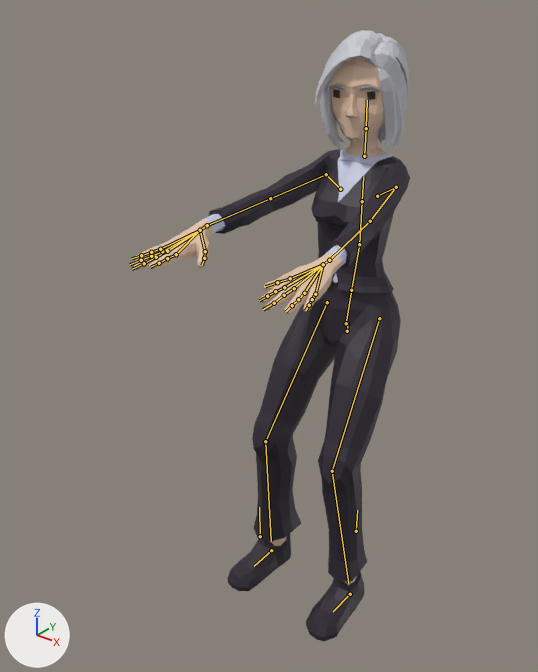
Two versions of the glTF model js/models/avatars/club-crowd-f6.glb, one commit apart.
The view is the same before and after, from a 50 mm lens placed at (1.122, -2.0, 1.885), pointed at (-0.087, -0.489, 0.948). The axes (+X, +Y, +Z) are drawn at lower left. The lights are the same throughout. The picture after the commit comes second. Both versions are drawn at frame 170 of the action 'Seated_Bar_Idle_Loop'; the numbers are the values there. The bones that change, and the others that lie on the model, are drawn over the model as lines.

In view in the first picture: 'Suit_Body'.
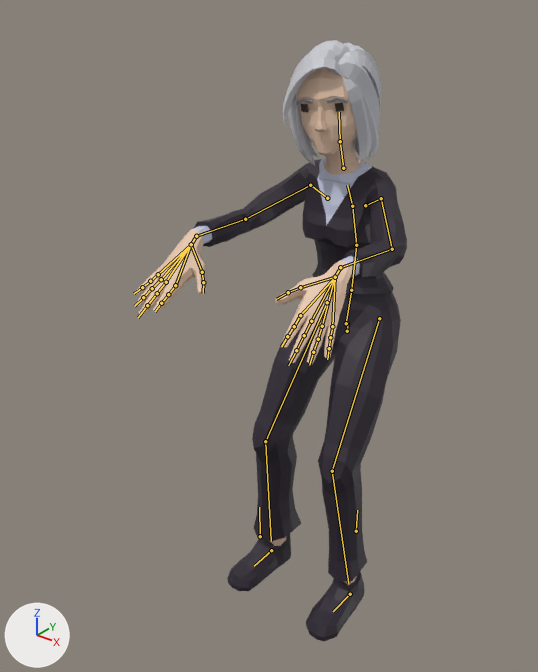
Pixel boxes (x1, y1, x2, y2) of what changed, in the pictures (538 x 672 px):
'Suit_Body', posed
    before: (130, 30, 410, 641)
    after: (134, 40, 407, 641)
bone 'Abdomen', root to tip
    before: (351, 290) to (359, 244)
    after: (351, 290) to (356, 245)
bone 'Torso', root to tip
    before: (359, 244) to (362, 201)
    after: (356, 245) to (352, 206)
bone 'Chest', root to tip
    before: (362, 201) to (363, 176)
    after: (352, 206) to (347, 185)
bone 'Neck', root to tip
    before: (364, 156) to (366, 128)
    after: (343, 168) to (340, 141)
bone 'Head', root to tip
    before: (366, 128) to (367, 100)
    after: (340, 141) to (339, 112)
bone 'UpperArm.L', root to tip
    before: (396, 187) to (370, 221)
    after: (381, 198) to (392, 249)
bone 'LowerArm.L', root to tip
    before: (370, 221) to (329, 260)
    after: (392, 249) to (340, 267)
bone 'Wrist.L', root to tip
    before: (329, 260) to (323, 264)
    after: (340, 267) to (335, 277)
bone 'UpperArm.R', root to tip
    before: (326, 174) to (270, 198)
    after: (310, 185) to (245, 219)
bone 'LowerArm.R', root to tip
    before: (270, 198) to (207, 225)
    after: (245, 219) to (196, 236)
bone 'Wrist.R', root to tip
    before: (207, 225) to (200, 230)
    after: (196, 236) to (191, 244)

Edits to the bpy script that builds the scene:
```text
Change bone_abdomen:
    where bone_abdomen = bpy.data.objects['CharacterArmature'].pose.bones['Abdomen']  # child of 'Hips'
    bone_abdomen.rotation_quaternion: (1.0, 0.012, 0.001, 0.0) -> (0.997, 0.075, 0.001, 0.0)  # degrees (1, 0, 0) -> degrees (9, 0, 0)
Change bone_torso:
    where bone_torso = bpy.data.objects['CharacterArmature'].pose.bones['Torso']  # child of 'Abdomen'
    bone_torso.rotation_quaternion: (1.0, 0.014, 0.001, 0.0) -> (0.996, 0.087, 0.001, 0.0)  # degrees (2, 0, 0) -> degrees (10, 0, 0)
Change bone_chest:
    where bone_chest = bpy.data.objects['CharacterArmature'].pose.bones['Chest']  # child of 'Torso'
    bone_chest.rotation_quaternion: (1.0, 0.014, 0.001, 0.0) -> (0.996, 0.087, 0.001, 0.0)  # degrees (2, 0, 0) -> degrees (10, 0, 0)
Change bone_neck:
    where bone_neck = bpy.data.objects['CharacterArmature'].pose.bones['Neck']  # child of 'Chest'
    bone_neck.rotation_quaternion: (0.999, -0.005, 0.04, 0.003) -> (0.996, -0.086, 0.039, 0.006)  # degrees (-1, 5, 0) -> degrees (-10, 4, 0)
Change bone_head:
    where bone_head = bpy.data.objects['CharacterArmature'].pose.bones['Head']  # child of 'Neck'
    bone_head.rotation_quaternion: (0.998, -0.007, 0.061, 0.005) -> (0.99, -0.128, 0.056, 0.021)  # degrees (-1, 7, 1) -> degrees (-15, 7, 2)
Change bone_upperarm_l:
    where bone_upperarm_l = bpy.data.objects['CharacterArmature'].pose.bones['UpperArm.L']  # child of 'Shoulder.L'
    bone_upperarm_l.rotation_quaternion: (0.773, -0.115, 0.0, -0.624) -> (0.867, -0.111, -0.2, -0.442)  # degrees (-10, -8, -77) -> degrees (-1, -26, -54)
Change bone_lowerarm_l:
    where bone_lowerarm_l = bpy.data.objects['CharacterArmature'].pose.bones['LowerArm.L']  # child of 'UpperArm.L'
    bone_lowerarm_l.rotation_quaternion: (0.999, 0.01, 0.03, 0.042) -> (0.933, 0.162, 0.168, -0.273)  # degrees (1, 3, 5) -> degrees (13, 24, -30)
Change bone_wrist_l:
    where bone_wrist_l = bpy.data.objects['CharacterArmature'].pose.bones['Wrist.L']  # child of 'LowerArm.L'
    bone_wrist_l.rotation_quaternion: (0.993, -0.018, -0.001, -0.118) -> (0.878, -0.376, -0.29, 0.053)  # degrees (-2, 0, -14) -> degrees (-52, -28, 21)
Change bone_upperarm_r:
    where bone_upperarm_r = bpy.data.objects['CharacterArmature'].pose.bones['UpperArm.R']  # child of 'Shoulder.R'
    bone_upperarm_r.rotation_quaternion: (0.771, -0.108, 0.004, 0.627) -> (0.825, -0.125, 0.201, 0.514)  # degrees (-9, 8, 78) -> degrees (0, 27, 64)
Change bone_lowerarm_r:
    where bone_lowerarm_r = bpy.data.objects['CharacterArmature'].pose.bones['LowerArm.R']  # child of 'UpperArm.R'
    bone_lowerarm_r.rotation_quaternion: (-0.999, -0.01, 0.029, 0.042) -> (-0.934, -0.15, 0.203, -0.252)  # degrees (1, -3, -5) -> degrees (12, -27, 27)
Change bone_wrist_r:
    where bone_wrist_r = bpy.data.objects['CharacterArmature'].pose.bones['Wrist.R']  # child of 'LowerArm.R'
    bone_wrist_r.rotation_quaternion: (0.992, -0.054, 0.028, 0.112) -> (0.929, -0.367, 0.049, -0.007)  # degrees (-6, 4, 13) -> degrees (-43, 5, -3)
```
